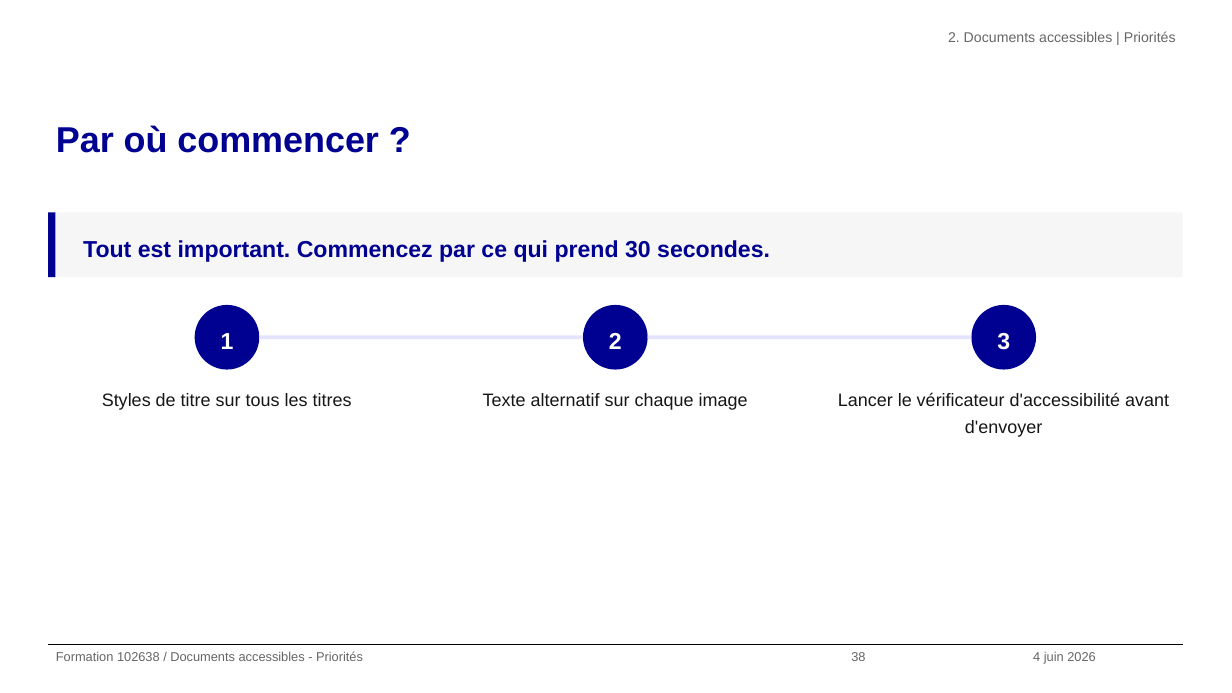
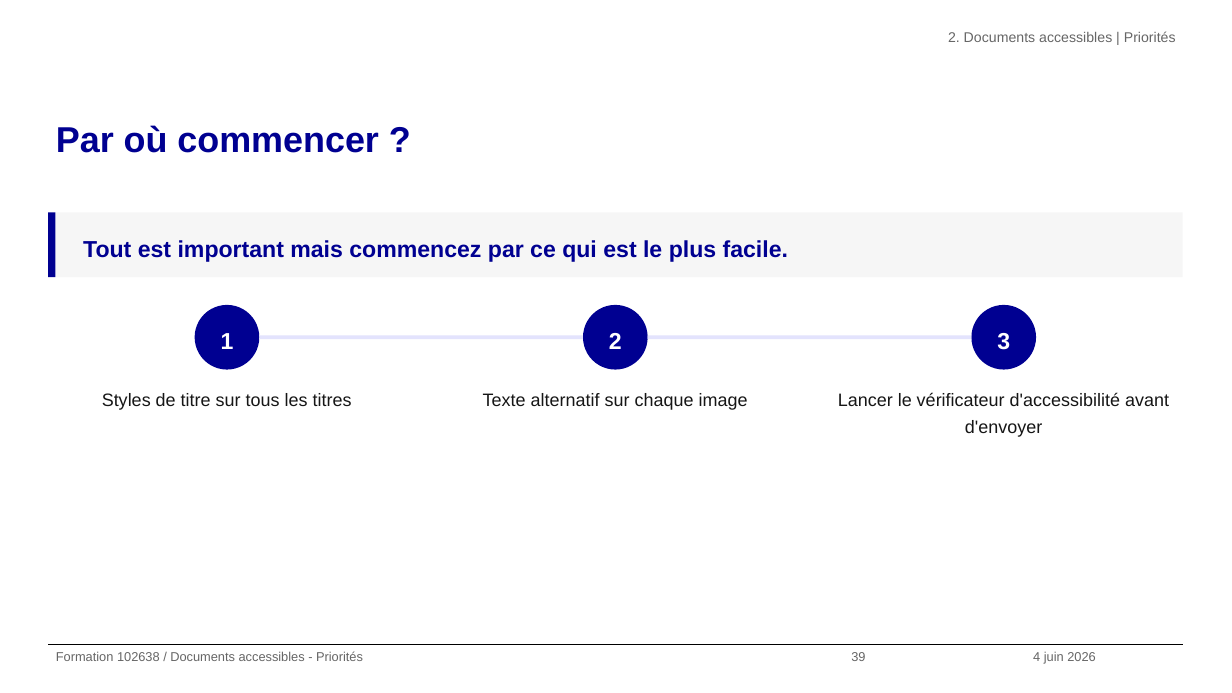
Before and after one commit to alexandra-guiderdoni/usine-fabrication-igpde-102846-ay11, a slide deck: slide 39 of formation-102638-juin-2026.pptx (slide 38 before the commit). Drawn at 1232x693 pixels with LibreOffice and Linux fonts; fonts in the diff are those of the drawing; background and template pictures are left out. Boxes give left, top, right and bottom in pixels: in the first picture for what was removed or moved away, otherwise in the second. Text is boxed around its words. In the diff, an @@ line names an element or a change of style, - is before the commit and + after.

```diff
--- a/formation-102638-juin-2026.pptx
+++ b/formation-102638-juin-2026.pptx
@@ text at (83,240,788,262): text changed @@
-Tout est important. Commencez par ce qui prend 30 secondes.
+Tout est important mais commencez par ce qui est le plus facile.
```
Also in this commit, not shown: 55 other slides changed, 1 slide added, 17 other files.
